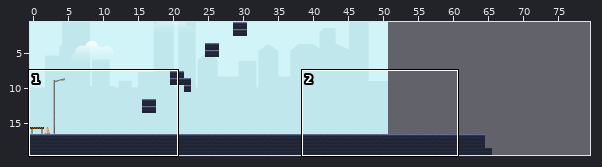
Tiled map: data/map/area03.tmx. Above: a wide view before the commit, with the close-up outlined.
Close-up. Old version:
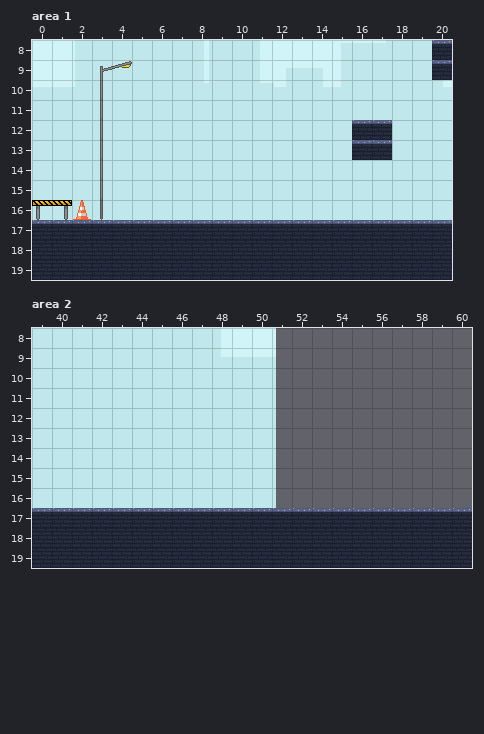
Cells are 20x20 px. Shown: area 1 x 0..20, y 8..19; area 2 x 39..60, y 8..19. The commit also changed other parts of the map, which this record leaves out.
Now the later version:
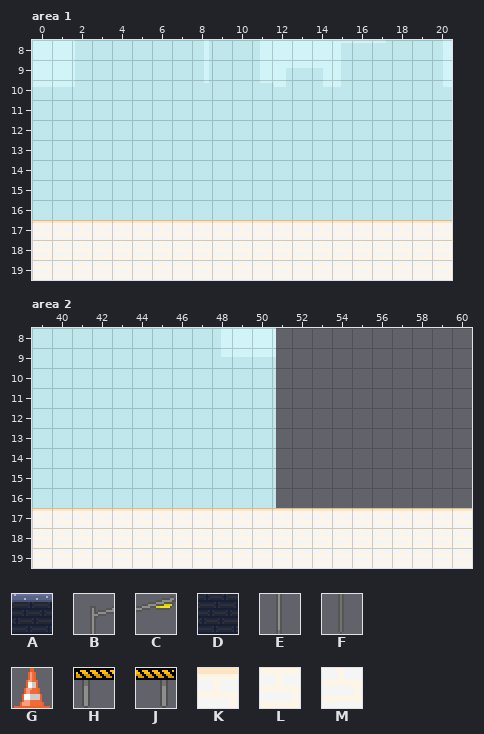
Key: from "City": A 1, B 6, C 7, D 9, E 14, F 22, G 47, H 58, J 59; from "brick": K 0, L 1, M 2.
_ is an empty cell, . an unchanged one.
What changed:
--- layer "background", area 1
@@ x 20..20 @@
- 8 A
- 9 A
+ 8 _
+ 9 _
@@ x 16..17 @@
-12 AA
-13 AA
+12 __
+13 __
@@ x 0..20 @@
-17 AAAAAAAAAAAAAAAAAAAAA
-18 DDDDDDDDDDDDDDDDDDDDD
-19 DDDDDDDDDDDDDDDDDDDDD
+17 KKKKKKKKKKKKKKKKKKKKK
+18 LLLLLLLLLLLLLLLLLLLLL
+19 MMMMMMMMMMMMMMMMMMMMM
--- layer "foreground", area 1
@@ x 0..4 @@
- 9 ...BC
-10 ...E.
-11 ...E.
-12 ...E.
-13 ...E.
-14 ...E.
-15 ...E.
-16 HJGF.
+ 9 ...__
+10 ..._.
+11 ..._.
+12 ..._.
+13 ..._.
+14 ..._.
+15 ..._.
+16 ____.
--- layer "background", area 2
@@ x 39..60 @@
-17 AAAAAAAAAAAAAAAAAAAAAA
-18 DDDDDDDDDDDDDDDDDDDDDD
-19 DDDDDDDDDDDDDDDDDDDDDD
+17 KKKKKKKKKKKKKKKKKKKKKK
+18 LLLLLLLLLLLLLLLLLLLLLL
+19 MMMMMMMMMMMMMMMMMMMMMM
Changed places in both close-ups, as pixel boxes (x1, y1, x2, y2):
changed: (32, 40, 452, 280)
changed: (32, 508, 472, 568)
